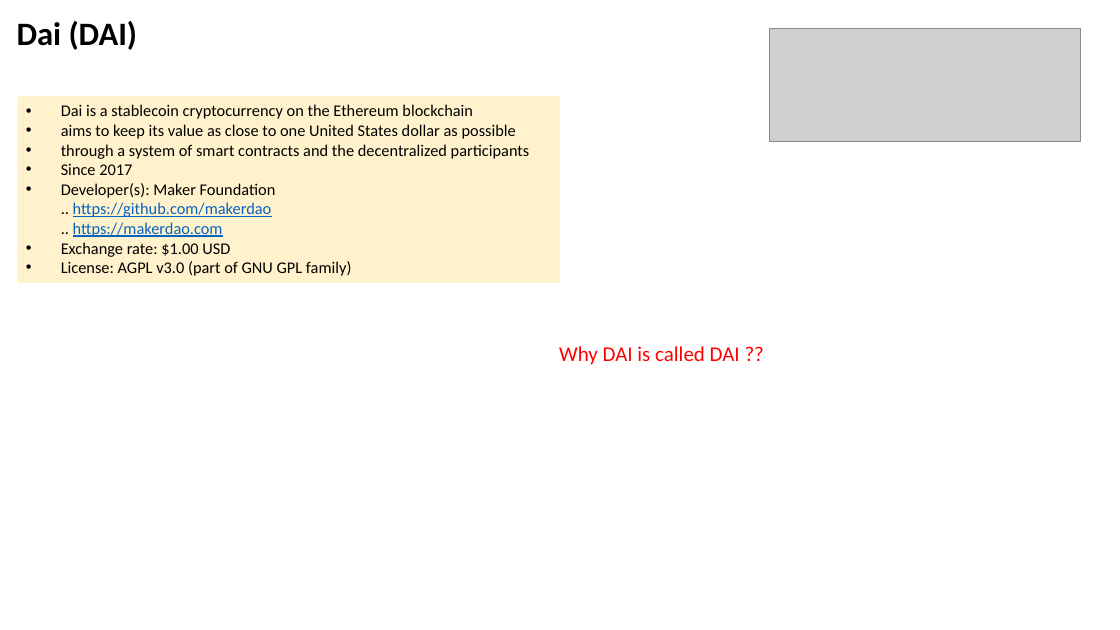
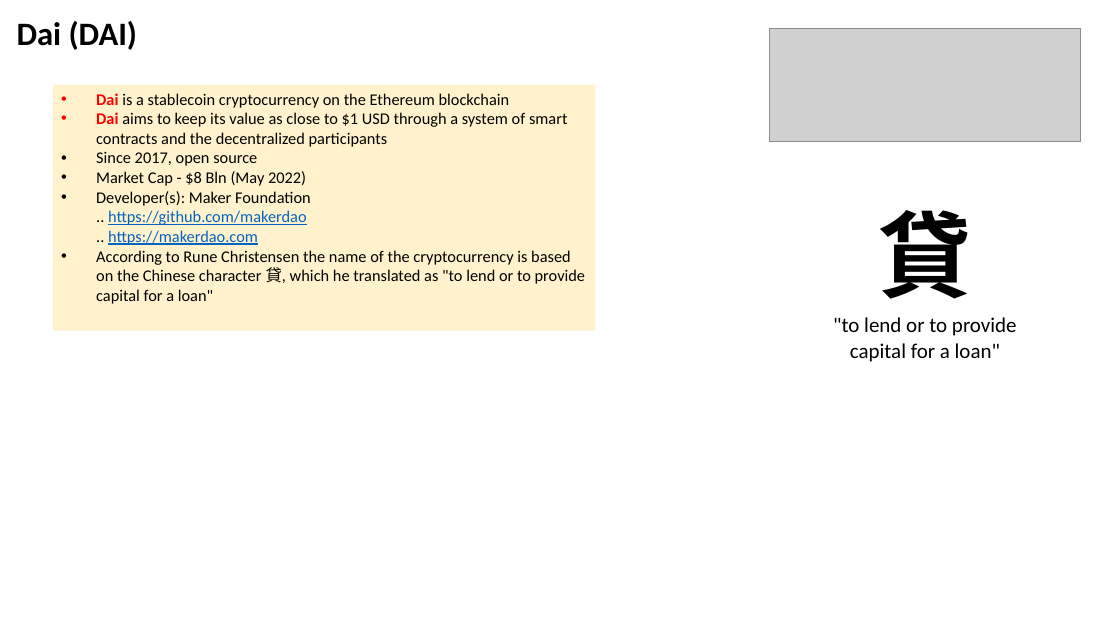
Before and after one commit to lselector/crypto, a slide deck: slide 12 of crypto_04_stable_coins.pptx (slide 11 before the commit). Drawn at 1120x630 pixels with LibreOffice and Linux fonts; fonts in the diff are those of the drawing; grey boxes stand for pictures. Boxes give left, top, right and bottom in pixels: in the first picture for what was removed or moved away, otherwise in the second. Text is boxed around its words. In the diff, an @@ line names an element or a change of style, - is before the commit and + after.

Commit message:
update

```diff
--- a/crypto_04_stable_coins.pptx
+++ b/crypto_04_stable_coins.pptx
@@ rectangle "Dai is a stablecoin cryptocurrency ...": place and size @@
-rectangle "Dai is a stablecoin cryptocurrency ..." at [18, 97, 560, 283]
+rectangle "Dai is a stablecoin cryptocurrency ..." at [53, 85, 596, 331]
@@ text in rectangle at [96, 112, 567, 186]: text changed @@
-• aims to keep its value as close to one United States dollar as possible
-• through a system of smart contracts and the decentralized participants
-• Since 2017
+• Dai aims to keep its value as close to $1 USD through a system of smart contracts and the decentralized participants
+• Since 2017, open source
+• Market Cap - $8 Bln (May 2022)
@@ text in rectangle at [96, 93, 510, 108]: text colour #000000 to #FF0000, bold on in "Dai" @@
@@ text added at [878, 210, 971, 299], 80 pt, text #000000, bold @@
+貸
@@ text in rectangle at [96, 250, 585, 304]: text changed @@
-• Exchange rate: $1.00 USD
-• License: AGPL v3.0 (part of GNU GPL family)
+• According to Rune Christensen the name of the cryptocurrency is based on the Chinese character 貸, which he translated as "to lend or to provide capital for a loan"
@@ text added at [833, 317, 1017, 362], 18 pt, text #000000 @@
+"to lend or to provide capital for a loan"
@@ text removed at [559, 346, 740, 365] @@
-Why DAI is called DAI ??
```
Also in this commit, not shown: 3 other slides changed, 1 slide added.
